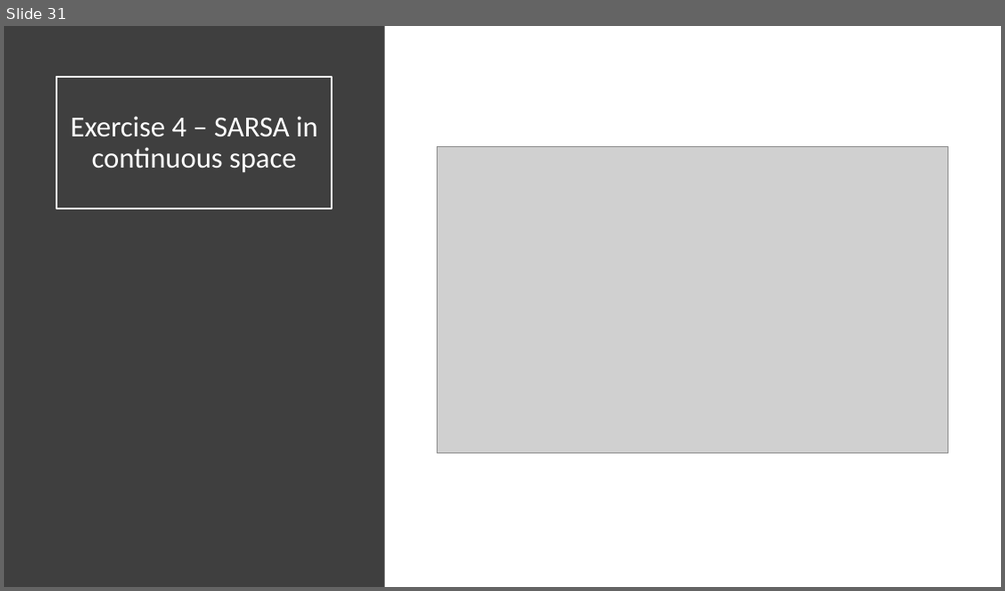
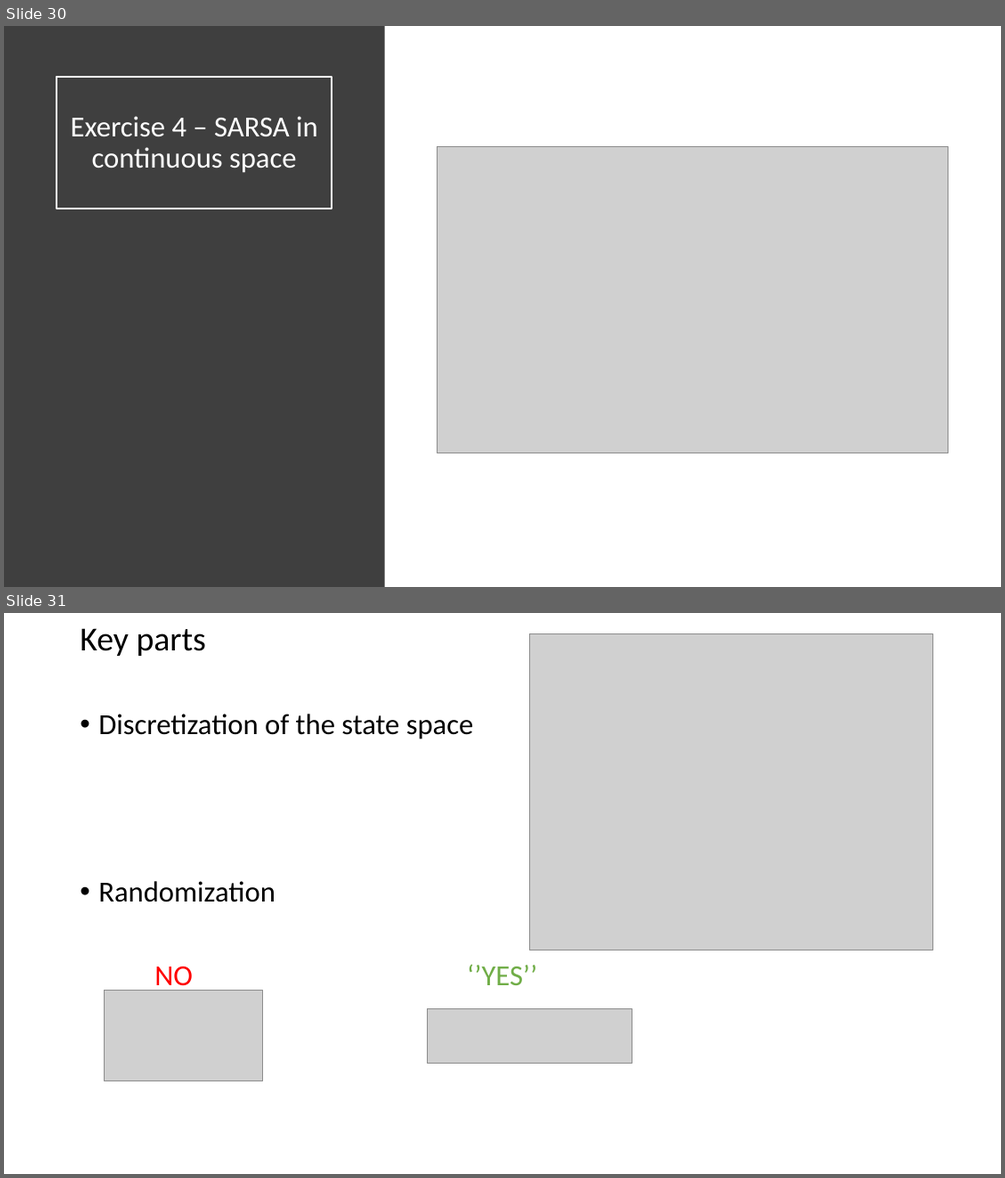
Before and after one commit to mpiffari/ReinforcementLearning2019, a slide deck: Presentation/SDU_SummerSchool_Presentation.pptx. Shown one above the other, each under a label of ours: slide 31 before the commit, slides 30 and 31 after it. The pictures are 1005x591 and 1005x1178 pixels, drawn with LibreOffice and Linux fonts; fonts in the diff are those of the drawing; grey boxes stand for pictures. Boxes give left, top, right and bottom in pixels: in the first picture for what was removed or moved away, otherwise in the second. Text is boxed around its words. In the diff, an @@ line names an element or a change of style, - is before the commit and + after.

```diff
--- a/Presentation/SDU_SummerSchool_Presentation.pptx
+++ b/Presentation/SDU_SummerSchool_Presentation.pptx
@@ slide 31 added at [4, 613, 1001, 1174], background #FFFFFF @@
@@ title added at [80, 628, 207, 656], 32.4 pt, text #000000 @@
+Key parts
@@ picture added at [530, 634, 933, 950] @@
@@ text added at [98, 714, 537, 992], 28 pt, text #000000 @@
+• Discretization of the state space
+• Randomization
+NO ‘’YES’’
@@ picture added at [105, 989, 263, 1080] @@
@@ picture added at [428, 1008, 632, 1063] @@
@@ what was slide 31 is now slide 30 @@
```
Also in this commit, not shown: 13 slides changed, 7 other slides added, 5 slides removed, 4 other files.
